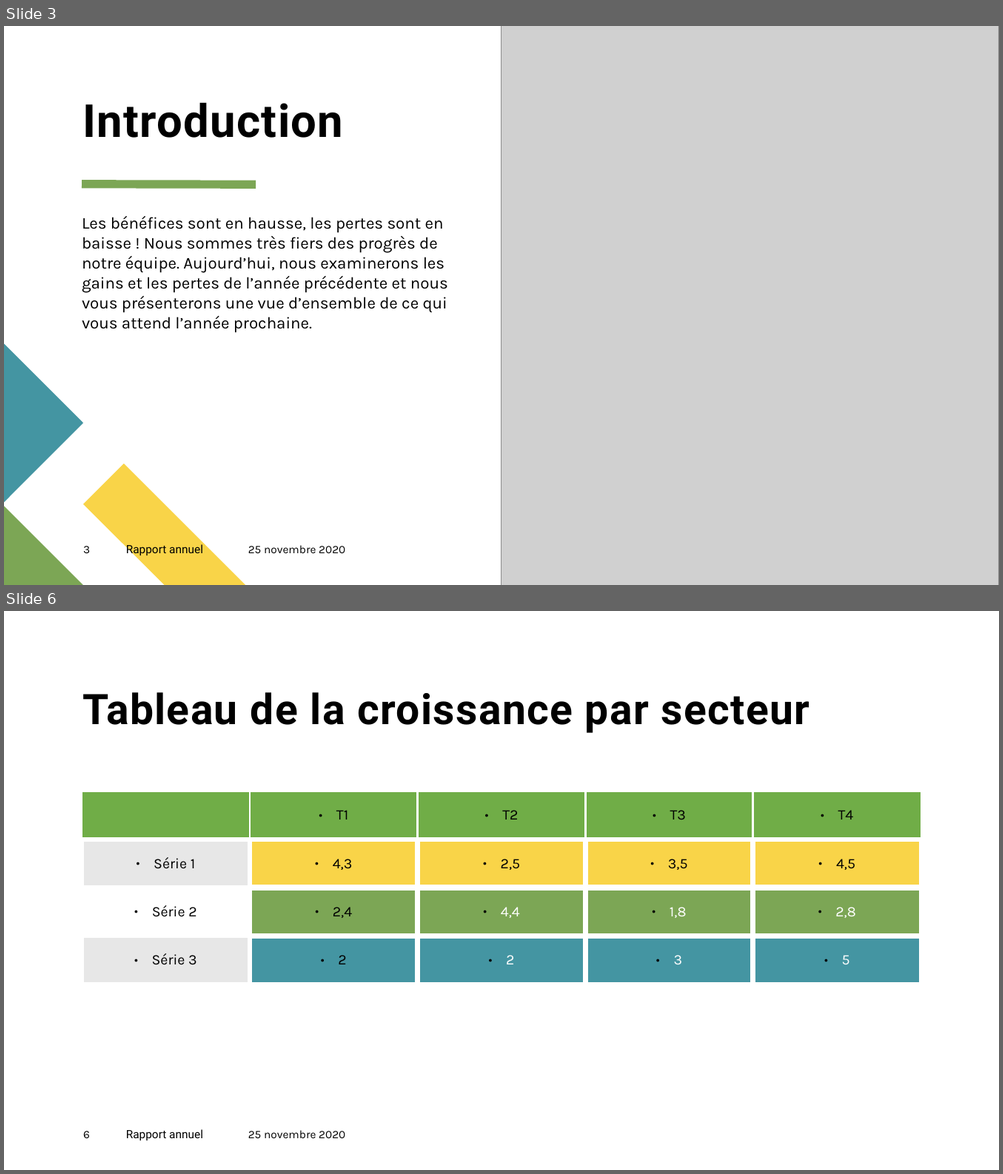
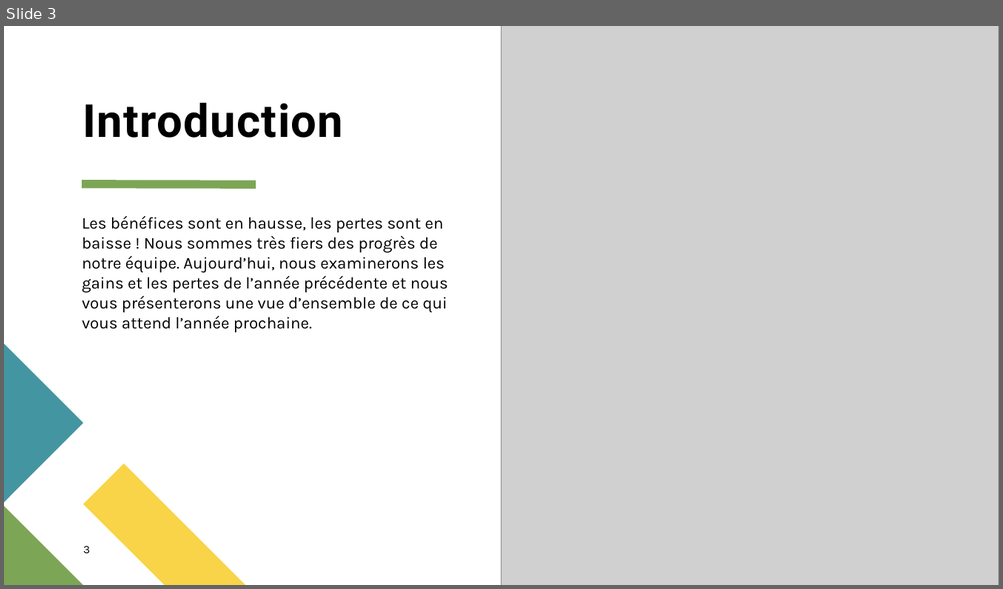
Before and after one commit to helmiri/INFO-F409-Exam_Project, a slide deck: doc/Slides.odp. Shown one above the other, each under a label of ours: slides 3 and 6 before the commit, slide 3 after it; the slides between them are not shown. The pictures are 1003x1174 and 1003x589 pixels, drawn with LibreOffice and Linux fonts; fonts in the diff are those of the drawing; grey boxes stand for pictures. Boxes give left, top, right and bottom in pixels: in the first picture for what was removed or moved away, otherwise in the second. Text is boxed around its words. In the diff, an @@ line names an element or a change of style, - is before the commit and + after.

```diff
--- a/doc/Slides.odp
+++ b/doc/Slides.odp
@@ slide 6 removed at [4, 611, 999, 1170], background #FFFFFF @@
@@ title removed at [82, 692, 810, 733] @@
-Tableau de la croissance par secteur
@@ table removed at [82, 792, 921, 985], 4 rows, 5 columns @@
- | T1 | T2 | T3 | T4
-Série 1 | 4,3 | 2,5 | 3,5 | 4,5
-Série 2 | 2,4 | 4,4 | 1,8 | 2,8
-Série 3 | 2 | 2 | 3 | 5
@@ page number removed at [83, 1131, 90, 1139] @@
-6
@@ text removed at [126, 1130, 203, 1141] @@
-Rapport annuel
@@ text removed at [248, 1130, 345, 1139] @@
-25 novembre 2020
@@ slide 3 changed as well @@
@@ text removed at [126, 545, 203, 557] @@
-Rapport annuel
@@ text removed at [248, 545, 345, 554] @@
-25 novembre 2020
```
Also in this commit, not shown: 6 other slides changed, 5 other slides removed, 1 other file.
